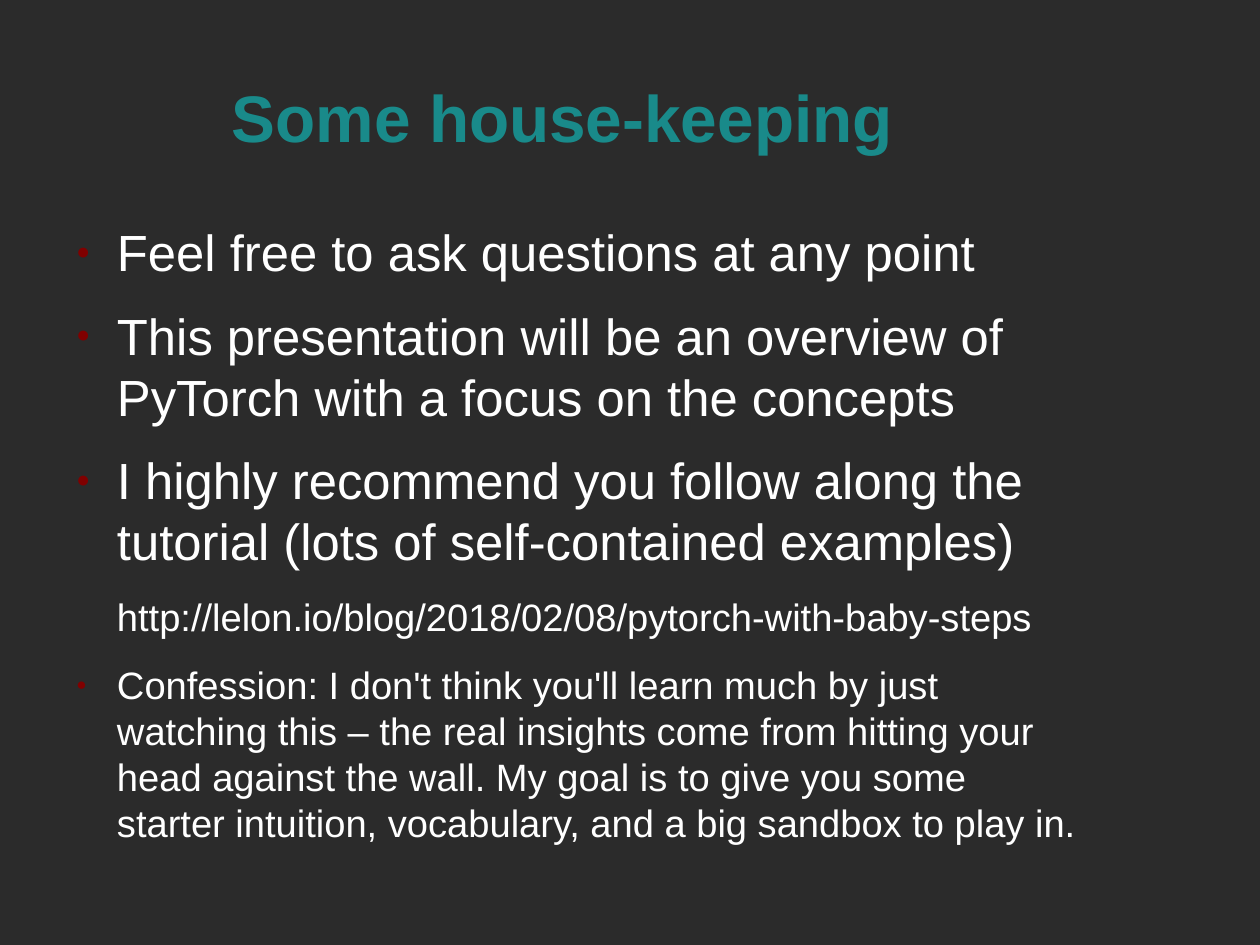
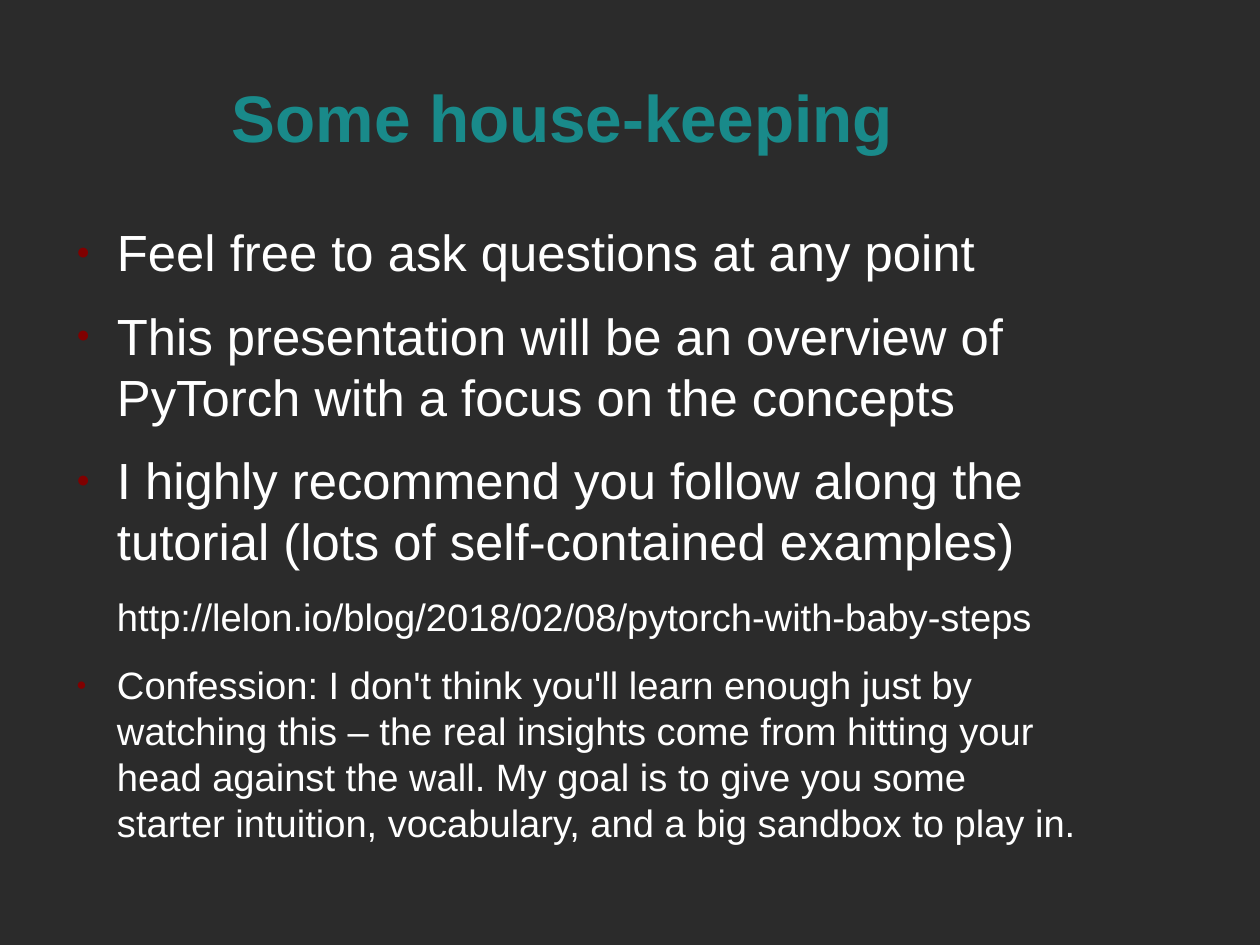
Before and after one commit to joshualmitchell/joshualmitchell.github.io, a slide deck: slide 2 of _posts/DL PyTorch Presentation.odp. Drawn at 1260x945 pixels with LibreOffice and Linux fonts; fonts in the diff are those of the drawing; background and template pictures are left out; a plain dark background stands for a picture behind light text. Boxes give left, top, right and bottom in pixels: in the first picture for what was removed or moved away, otherwise in the second. Text is boxed around its words. In the diff, an @@ line names an element or a change of style, - is before the commit and + after.

```diff
--- a/_posts/DL PyTorch Presentation.odp
+++ b/_posts/DL PyTorch Presentation.odp
@@ text at (117,671,1075,845): text changed @@
-● Confession: I don't think you'll learn much by just watching this – the real insights come from hitting your head against the wall. My goal is to give you some starter intuition, vocabulary, and a big sandbox to play in.
+● Confession: I don't think you'll learn enough just by watching this – the real insights come from hitting your head against the wall. My goal is to give you some starter intuition, vocabulary, and a big sandbox to play in.
```
Also in this commit, not shown: 2 other slides changed, 5 slides added, 1 slide removed, 1 other file.
